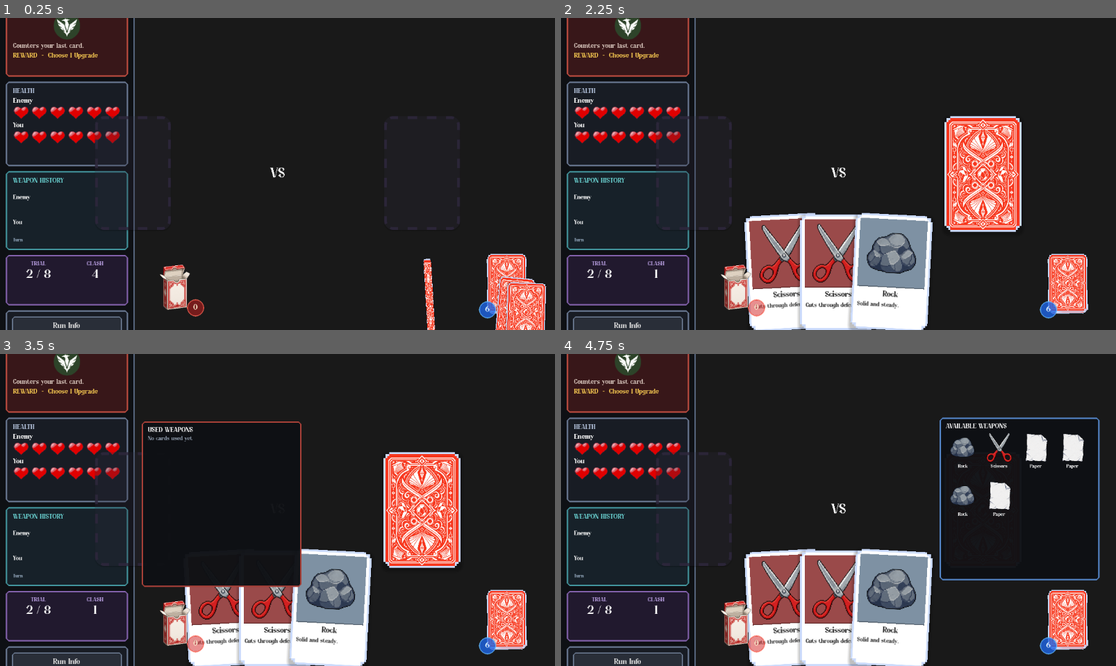
Above: before the commit, frames 1-4 (two rows, left to right).
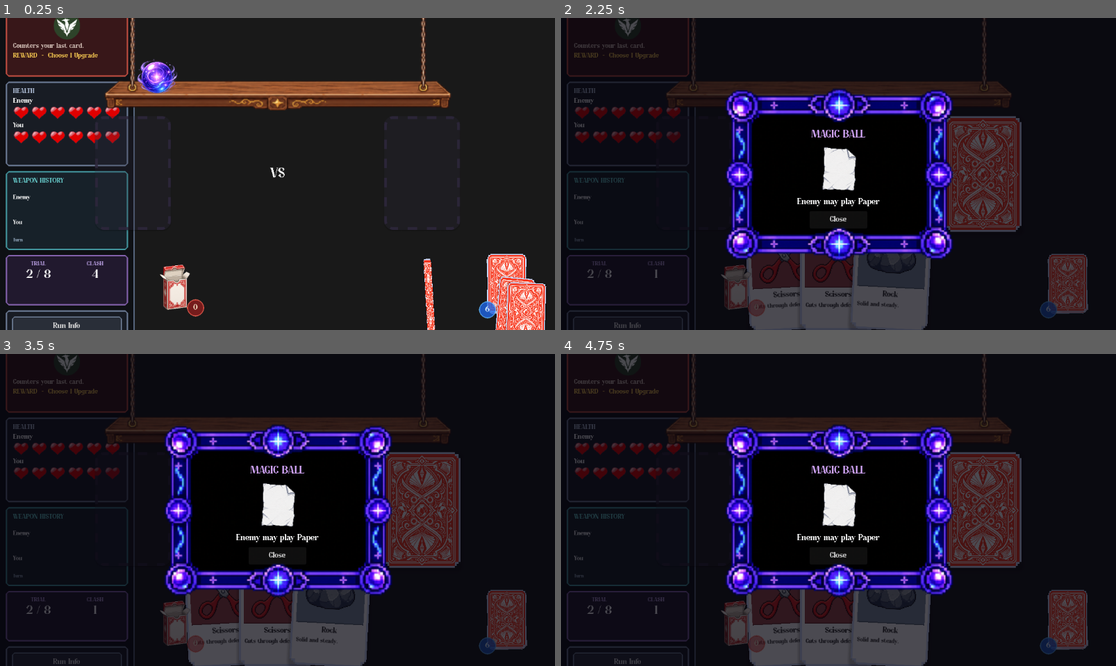
Above: after the commit, the same moments.

Repository: MaulRai/jankpot
Game: Godot game, scene res://scenes/main/Main.tscn
Same seed, same stepped clock (60 frames per second), same inputs: the game is played once before the commit and once after it.
Inputs (mouse positions are in pixels of both pictures, inside the frame that each line leads up to):
- Up to frame 1 (0.25 s): no input
- Up to frame 2 (2.25 s): click "Run Info" at 0.5 s; click (1066, 283) at 1.25 s; click (716, 77) at 2.02 s
- Up to frame 3 (3.5 s): click (177, 622) at 2.75 s
- Up to frame 4 (4.75 s): click "Run Info" at 3.5 s; click (1066, 619) at 4.25 s

The runs differ from the first frame. In frame 1, 5.8% of the frame differs, in the area x 18-82%, y 0-30%; in frame 2, 44%; in frame 3, 39%; in frame 4, 45%, in the area x 1-98%, y 0-100%.

Commit message:
feat: consumable item

Diff:
--- a/scenes/main/Main.tscn
+++ b/scenes/main/Main.tscn
@@ -14,6 +14,8 @@
 [ext_resource type="PackedScene" path="res://scenes/ui/RewardOverlay.tscn" id="13_reward"]
 [ext_resource type="PackedScene" path="res://scenes/ui/DiscardViewer.tscn" id="14_discard_viewer"]
 [ext_resource type="PackedScene" path="res://scenes/ui/DrawPileViewer.tscn" id="15_draw_viewer"]
+[ext_resource type="PackedScene" path="res://scenes/ui/ConsumableShelf.tscn" id="16_shelf"]
+[ext_resource type="PackedScene" path="res://scenes/ui/MagicBallModal.tscn" id="17_magic_modal"]
 
 [node name="Main" type="Control"]
 layout_mode = 3
@@ -47,40 +49,7 @@
 
 [node name="LeftPanel" parent="." instance=ExtResource("12_sidebar")]
 
-[node name="TopPanel" type="Panel" parent="."]
-layout_mode = 1
-anchors_preset = 10
-anchor_right = 1.0
-offset_left = 280.0
-offset_right = -200.0
-offset_bottom = 80.0
-grow_horizontal = 2
-
-[node name="HBoxContainer" type="HBoxContainer" parent="TopPanel"]
-layout_mode = 1
-anchors_preset = 15
-anchor_right = 1.0
-anchor_bottom = 1.0
-offset_left = 16.0
-offset_top = 16.0
-offset_right = -16.0
-offset_bottom = -16.0
-grow_horizontal = 2
-grow_vertical = 2
-theme_override_constants/separation = 12
-alignment = 1
-
-[node name="ItemSlot1" type="Panel" parent="TopPanel/HBoxContainer"]
-custom_minimum_size = Vector2(48, 48)
-layout_mode = 2
-
-[node name="ItemSlot2" type="Panel" parent="TopPanel/HBoxContainer"]
-custom_minimum_size = Vector2(48, 48)
-layout_mode = 2
-
-[node name="ItemSlot3" type="Panel" parent="TopPanel/HBoxContainer"]
-custom_minimum_size = Vector2(48, 48)
-layout_mode = 2
+[node name="ConsumableShelf" parent="." instance=ExtResource("16_shelf")]
 
 [node name="CenterBoard" parent="." instance=ExtResource("5_mno90")]
 layout_mode = 1
@@ -125,3 +94,5 @@
 [node name="RewardOverlay" parent="." instance=ExtResource("13_reward")]
 
 [node name="DiscardViewer" parent="." instance=ExtResource("14_discard_viewer")]
+
+[node name="MagicBallModal" parent="." instance=ExtResource("17_magic_modal")]
--- /dev/null
+++ b/scenes/ui/ConsumableShelf.tscn
@@ -0,0 +1,38 @@
+[gd_scene load_steps=3 format=3]
+
+[ext_resource type="Script" path="res://scripts/ui/ConsumableShelf.gd" id="1_shelf"]
+[ext_resource type="Texture2D" path="res://assets/ui/shelf.png" id="2_shelf"]
+
+[node name="ConsumableShelf" type="Control"]
+z_index = 25
+layout_mode = 3
+anchors_preset = 10
+anchor_left = 0.5
+anchor_right = 0.5
+offset_left = -384.0
+offset_right = 384.0
+offset_bottom = 192.0
+grow_horizontal = 2
+script = ExtResource("1_shelf")
+
+[node name="ShelfTexture" type="TextureRect" parent="."]
+layout_mode = 1
+anchors_preset = 15
+anchor_right = 1.0
+anchor_bottom = 1.0
+grow_horizontal = 2
+grow_vertical = 2
+mouse_filter = 2
+texture = ExtResource("2_shelf")
+expand_mode = 1
+stretch_mode = 5
+
+[node name="Slots" type="HBoxContainer" parent="."]
+unique_name_in_owner = true
+layout_mode = 0
+offset_left = 87.0
+offset_top = 73.5
+offset_right = 597.0
+offset_bottom = 174.0
+theme_override_constants/separation = 9
+alignment = 0
--- /dev/null
+++ b/scenes/ui/MagicBallModal.tscn
@@ -0,0 +1,85 @@
+[gd_scene load_steps=3 format=3]
+
+[ext_resource type="Script" path="res://scripts/ui/MagicBallModal.gd" id="1_modal"]
+[ext_resource type="Texture2D" path="res://assets/ui/magic-ball-window.png" id="2_window"]
+
+[node name="MagicBallModal" type="Control"]
+z_index = 2800
+visible = false
+layout_mode = 3
+anchors_preset = 15
+anchor_right = 1.0
+anchor_bottom = 1.0
+grow_horizontal = 2
+grow_vertical = 2
+script = ExtResource("1_modal")
+
+[node name="Dim" type="ColorRect" parent="."]
+layout_mode = 1
+anchors_preset = 15
+anchor_right = 1.0
+anchor_bottom = 1.0
+grow_horizontal = 2
+grow_vertical = 2
+color = Color(0.02, 0.015, 0.05, 0.72)
+
+[node name="Window" type="TextureRect" parent="."]
+layout_mode = 1
+anchors_preset = 8
+anchor_left = 0.5
+anchor_top = 0.5
+anchor_right = 0.5
+anchor_bottom = 0.5
+offset_left = -240.0
+offset_top = -180.0
+offset_right = 240.0
+offset_bottom = 180.0
+grow_horizontal = 2
+grow_vertical = 2
+texture = ExtResource("2_window")
+expand_mode = 1
+stretch_mode = 5
+
+[node name="Content" type="VBoxContainer" parent="."]
+layout_mode = 1
+anchors_preset = 8
+anchor_left = 0.5
+anchor_top = 0.5
+anchor_right = 0.5
+anchor_bottom = 0.5
+offset_left = -150.0
+offset_top = -100.0
+offset_right = 150.0
+offset_bottom = 120.0
+grow_horizontal = 2
+grow_vertical = 2
+theme_override_constants/separation = 10
+alignment = 1
+
+[node name="Title" type="Label" parent="Content"]
+layout_mode = 2
+theme_override_colors/font_color = Color(0.85, 0.67, 1, 1)
+theme_override_font_sizes/font_size = 22
+text = "MAGIC BALL"
+horizontal_alignment = 1
+
+[node name="PredictionIcon" type="TextureRect" parent="Content"]
+unique_name_in_owner = true
+custom_minimum_size = Vector2(100, 100)
+layout_mode = 2
+expand_mode = 1
+stretch_mode = 5
+
+[node name="PredictionLabel" type="Label" parent="Content"]
+unique_name_in_owner = true
+layout_mode = 2
+theme_override_font_sizes/font_size = 18
+text = "Enemy may play Rock"
+horizontal_alignment = 1
+
+[node name="CloseButton" type="Button" parent="Content"]
+unique_name_in_owner = true
+custom_minimum_size = Vector2(120, 36)
+layout_mode = 2
+size_flags_horizontal = 4
+text = "Close"
--- a/scripts/game/GameController.gd
+++ b/scripts/game/GameController.gd
@@ -22,6 +22,8 @@
 @onready var pile_count_label: Label = get_node("../DrawPileVisual/CountLabel")
 @onready var reward_overlay: Control = get_node("../RewardOverlay")
 @onready var discard_viewer: Control = get_node("../DiscardViewer")
+@onready var consumable_shelf: Control = get_node("../ConsumableShelf")
+@onready var magic_ball_modal: Control = get_node("../MagicBallModal")
 
 var player_hp: int = 6
 var enemy_hp: int = 6
@@ -47,6 +49,7 @@
 		hand_view.card_drag_started.connect(_on_hand_card_drag_started)
 		hand_view.card_drag_ended.connect(_on_hand_card_drag_ended)
 	reward_overlay.reward_selected.connect(_on_reward_selected)
+	consumable_shelf.magic_ball_requested.connect(_on_magic_ball_requested)
 	if deck_manager:
 		_is_animating = true
 		var selected_enemy := enemy_controller.select_random_non_boss(0)
@@ -91,6 +94,21 @@
 
 func _on_hand_card_drag_ended(_card_view: CardView) -> void:
 	player_slot.set_drop_target_active(false)
+
+func _on_magic_ball_requested() -> void:
+	if round_status != "ongoing" or _is_animating or not _pending_enemy_card:
+		return
+	var prediction := _pending_enemy_card.card_type
+	if randf() >= 0.8:
+		var wrong_types: Array[int] = [
+			CardDef.CardType.ROCK,
+			CardDef.CardType.PAPER,
+			CardDef.CardType.SCISSORS,
+		]
+		wrong_types.erase(prediction)
+		prediction = wrong_types.pick_random() as CardDef.CardType
+	consumable_shelf.consume_magic_ball()
+	magic_ball_modal.show_prediction(prediction)
 
 func _snap_card_back(card_view: CardView) -> void:
 	_is_animating = true
--- /dev/null
+++ b/scripts/ui/ConsumableShelf.gd
@@ -0,0 +1,41 @@
+class_name ConsumableShelf
+extends Control
+
+const MAGIC_BALL_TEXTURE := preload("res://assets/item/magic-ball.png")
+
+signal magic_ball_requested
+
+const MAX_ITEMS := 5
+
+@onready var slots: HBoxContainer = %Slots
+
+var _magic_ball_button: Button
+
+func _ready() -> void:
+	add_magic_ball()
+
+func add_magic_ball() -> bool:
+	if slots.get_child_count() >= MAX_ITEMS or is_instance_valid(_magic_ball_button):
+		return false
+	var button := Button.new()
+	button.custom_minimum_size = Vector2(93.0, 93.0)
+	button.flat = true
+	button.tooltip_text = "Magic Ball\nOne use. Predicts the enemy's next weapon with 80% accuracy."
+	button.pressed.connect(func() -> void: magic_ball_requested.emit())
+	slots.add_child(button)
+
+	var icon := TextureRect.new()
+	icon.texture = MAGIC_BALL_TEXTURE
+	icon.expand_mode = TextureRect.EXPAND_IGNORE_SIZE
+	icon.stretch_mode = TextureRect.STRETCH_KEEP_ASPECT_CENTERED
+	icon.mouse_filter = Control.MOUSE_FILTER_IGNORE
+	button.add_child(icon)
+	icon.set_anchors_and_offsets_preset(Control.PRESET_FULL_RECT)
+	_magic_ball_button = button
+	return true
+
+func consume_magic_ball() -> void:
+	if not is_instance_valid(_magic_ball_button):
+		return
+	_magic_ball_button.queue_free()
+	_magic_ball_button = null
--- /dev/null
+++ b/scripts/ui/MagicBallModal.gd
@@ -0,0 +1,36 @@
+class_name MagicBallModal
+extends Control
+
+@onready var prediction_label: Label = %PredictionLabel
+@onready var prediction_icon: TextureRect = %PredictionIcon
+@onready var close_button: Button = %CloseButton
+
+func _ready() -> void:
+	visible = false
+	close_button.pressed.connect(hide_modal)
+
+func show_prediction(type: CardDef.CardType) -> void:
+	prediction_label.text = "Enemy may play %s" % _type_name(type)
+	prediction_icon.texture = load(_type_art(type))
+	visible = true
+
+func hide_modal() -> void:
+	visible = false
+
+func _type_name(type: CardDef.CardType) -> String:
+	match type:
+		CardDef.CardType.ROCK:
+			return "Rock"
+		CardDef.CardType.PAPER:
+			return "Paper"
+		_:
+			return "Scissors"
+
+func _type_art(type: CardDef.CardType) -> String:
+	match type:
+		CardDef.CardType.ROCK:
+			return "res://assets/weapon/rock-1.png"
+		CardDef.CardType.PAPER:
+			return "res://assets/weapon/paper-1.png"
+		_:
+			return "res://assets/weapon/scissors-1.png"
Binary file added: assets/item/magic-ball.png
Not shown, added: assets/item/magic-ball.png.import
Binary file added: assets/ui/magic-ball-window.png
Not shown, added: assets/ui/magic-ball-window.png.import
Binary file added: assets/ui/shelf.png
Not shown, added: assets/ui/shelf.png.import
Not shown: 1 places in scenes/main/Main.tscn that only renumber resources
Not shown, added: scripts/ui/ConsumableShelf.gd.uid
Not shown, added: scripts/ui/MagicBallModal.gd.uid
